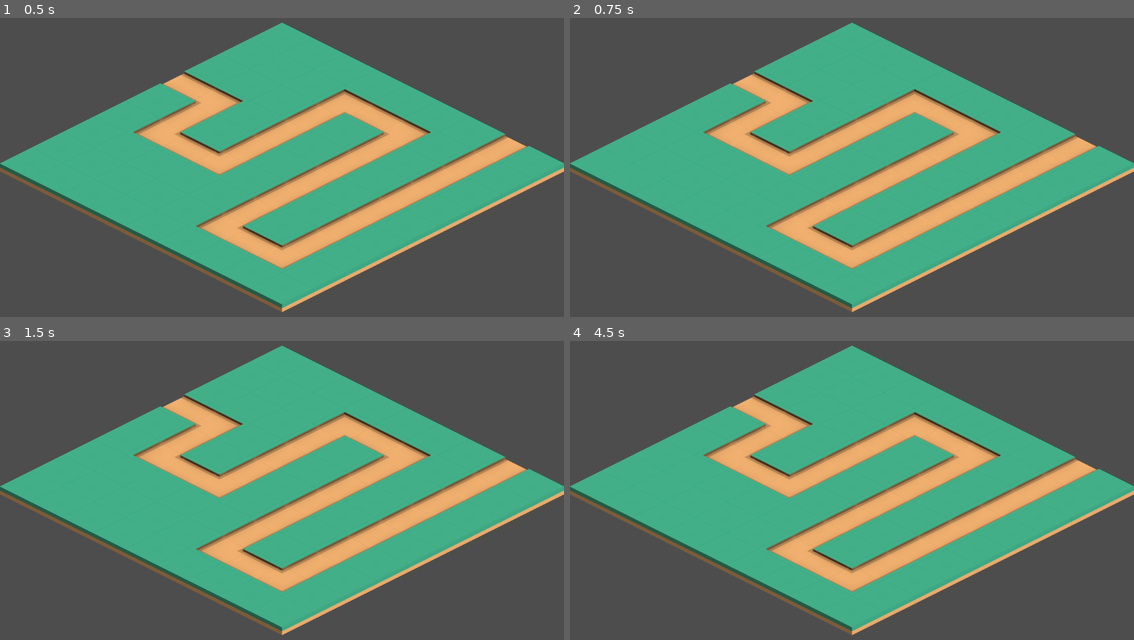
Above: before the commit, frames 1-4 (two rows, left to right).
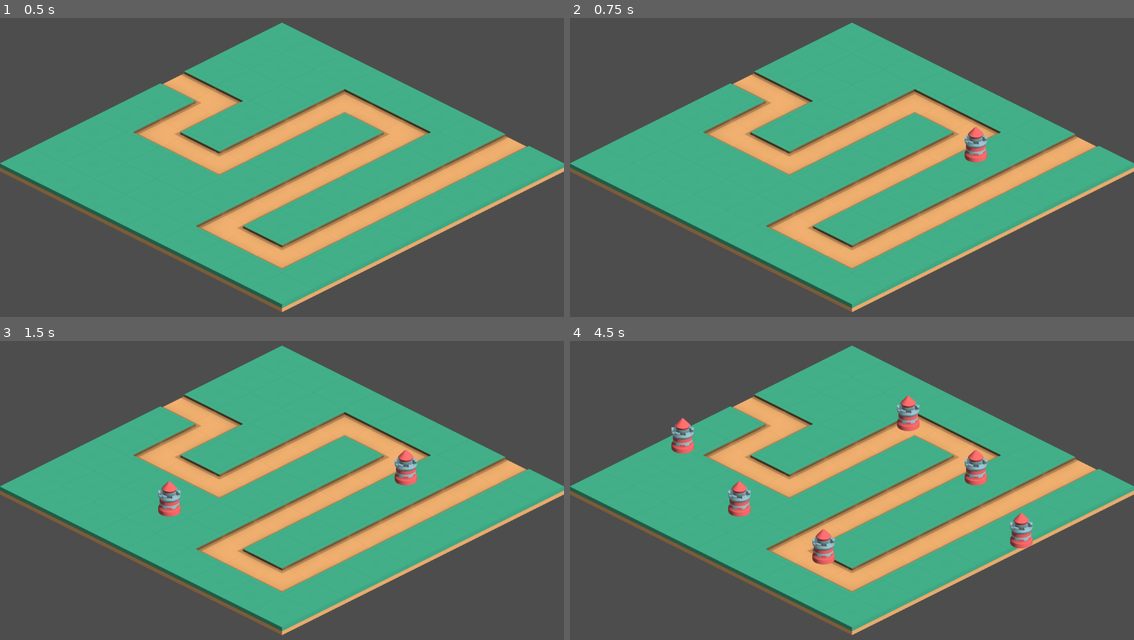
Above: after the commit, the same moments.

Repository: Robert-Riordan-UCD/GameDevJourney
Game: Godot game, scene res://Levels/Level1.tscn
Same seed, same stepped clock (60 frames per second), same inputs: the game is played once before the commit and once after it. The project has no main scene, so this scene is started directly.
Inputs (mouse positions are in pixels of both pictures, inside the frame that each line leads up to):
- Up to frame 1 (0.5 s): no input
- Up to frame 2 (0.75 s): tap Enter at 0.5 s; move the mouse to (976, 158) at 0.52 s; press the mouse at (976, 158) at 0.53 s
- Up to frame 3 (1.5 s): tap Space at 1.25 s; move the mouse to (169, 511) at 1.27 s; release the mouse at (169, 511) at 1.28 s; click (169, 511) at 1.35 s
- Up to frame 4 (4.5 s): tap Enter at 2, 3.5 s; move the mouse to (908, 427) at 2.02 s; press the mouse at (908, 427) at 2.03 s; tap Space at 2.75, 4.25 s; move the mouse to (823, 559) at 2.77 s; release the mouse at (823, 559) at 2.78 s; click (823, 559) at 2.85 s; move the mouse to (1021, 544) at 3.52 s; press the mouse at (1021, 544) at 3.53 s; move the mouse to (682, 448) at 4.27 s; release the mouse at (682, 448) at 4.28 s; click (682, 448) at 4.35 s

Frame 1 is identical in both runs. In frame 2, 0.4% of the frame differs, in the area x 69-74%, y 36-49%; in frame 3, 0.8%; in frame 4, 2.3%, in the area x 17-83%, y 18-75%.

Commit message:
Added a tower that the player can place anywhere

Diff:
--- a/Isometric_Tower_Defense/Levels/Level1.tscn
+++ b/Isometric_Tower_Defense/Levels/Level1.tscn
@@ -1,10 +1,14 @@
-[gd_scene load_steps=2 format=3 uid="uid://dtwaj0nwuwg0o"]
+[gd_scene load_steps=3 format=3 uid="uid://dtwaj0nwuwg0o"]
 
 [ext_resource type="PackedScene" uid="uid://biugc7jiaj06x" path="res://World/GroundTilemap.tscn" id="1_2bn0o"]
+[ext_resource type="Script" path="res://Towers/TowerManager.gd" id="2_t5eh5"]
 
 [node name="Level1" type="Node2D"]
 
 [node name="GroundTileMap" parent="." instance=ExtResource("1_2bn0o")]
 layer_0/tile_data = PackedInt32Array(-1, 65546, 4, -65537, 65552, 4, -131074, 65546, 4, -196610, 65552, 4, -262147, 655 …(1360 unchanged characters)…
 
+[node name="Towers" type="Node2D" parent="."]
+script = ExtResource("2_t5eh5")
+
 [node name="Camera2D" type="Camera2D" parent="."]
--- /dev/null
+++ b/Isometric_Tower_Defense/Towers/Tower.gd
@@ -0,0 +1,2 @@
+class_name Tower
+extends Node2D
--- /dev/null
+++ b/Isometric_Tower_Defense/Towers/Tower.tscn
@@ -0,0 +1,12 @@
+[gd_scene load_steps=3 format=3 uid="uid://disy4deitnyhg"]
+
+[ext_resource type="Script" path="res://Towers/Tower.gd" id="1_8y4go"]
+[ext_resource type="Texture2D" uid="uid://bkph1uyhip4bl" path="res://Towers/towerRound_sampleF_E.png" id="1_m3onx"]
+
+[node name="Tower" type="Node2D"]
+scale = Vector2(0.5, 0.5)
+script = ExtResource("1_8y4go")
+
+[node name="Sprite2D" type="Sprite2D" parent="."]
+texture = ExtResource("1_m3onx")
+offset = Vector2(0, -64)
--- /dev/null
+++ b/Isometric_Tower_Defense/Towers/TowerManager.gd
@@ -0,0 +1,9 @@
+extends Node2D
+
+var tower_scene := preload("res://Towers/Tower.tscn")
+
+func _input(event):
+	if event.is_action_pressed("left_mouse"):
+		var new_tower : Tower = tower_scene.instantiate()
+		add_child(new_tower)
+		new_tower.position = get_global_mouse_position()
--- a/Isometric_Tower_Defense/project.godot
+++ b/Isometric_Tower_Defense/project.godot
@@ -13,3 +13,11 @@
 config/name="TowerDefence"
 config/features=PackedStringArray("4.0", "Forward Plus")
 config/icon="res://icon.svg"
+
+[input]
+
+left_mouse={
+"deadzone": 0.5,
+"events": [Object(InputEventMouseButton,"resource_local_to_scene":false,"resource_name":"","device":-1,"window_id":0,"alt_pressed":false,"shift_pressed":false,"ctrl_pressed":false,"meta_pressed":false,"button_mask":0,"position":Vector2(0, 0),"global_position":Vector2(0, 0),"factor":1.0,"button_index":1,"pressed":false,"double_click":false,"script":null)
+]
+}
Binary file added: Isometric_Tower_Defense/Towers/towerRound_sampleF_E.png
